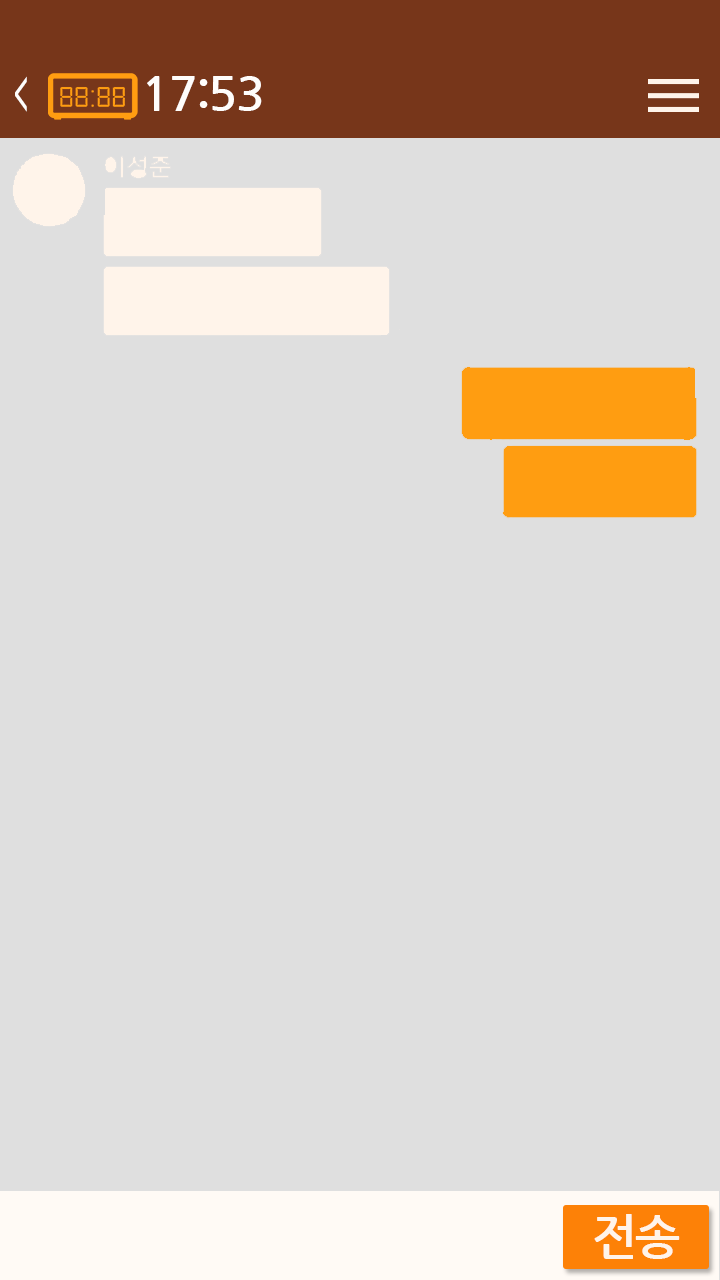
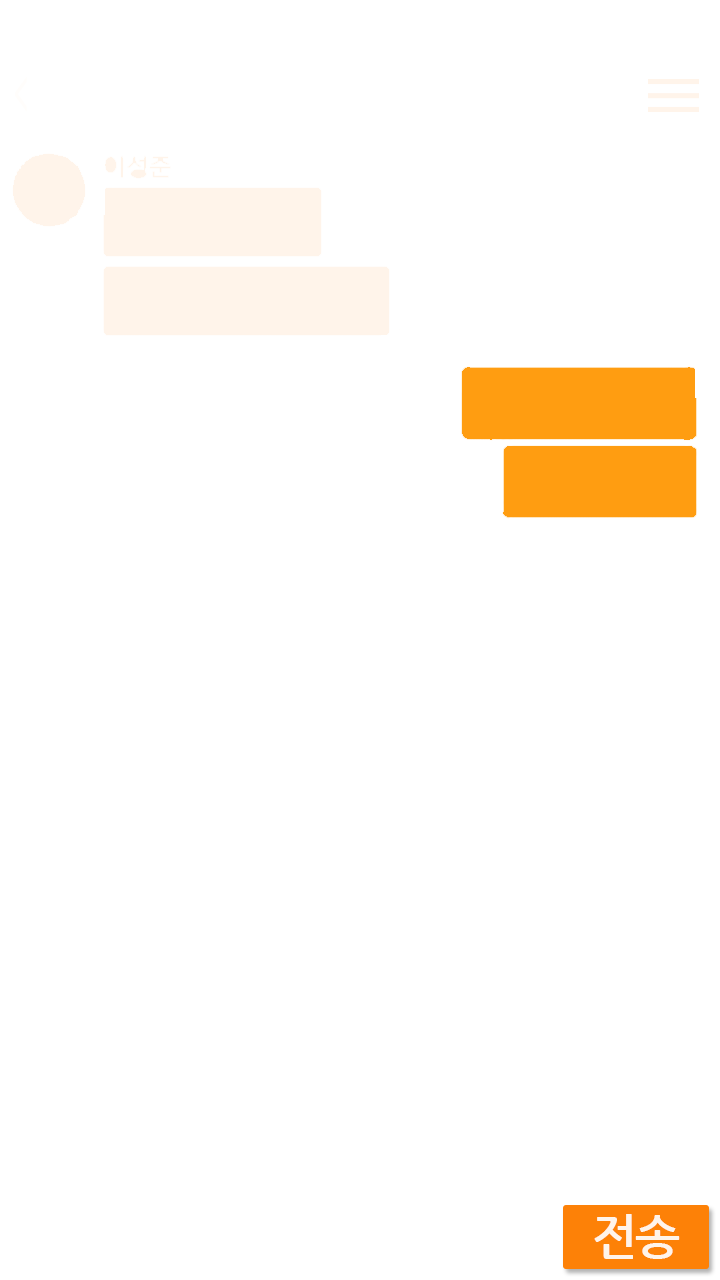
Revision of a layered 720px x 1280px image; what changed, layer by layer:
hid "Rectangle 1" over [0, 1191, 719, 1280]
hid group "time_2" (2 layers) over [48, 73, 262, 120]
hid "Rectangle 3" over [0, 0, 720, 138]
hid "bg" over [0, 0, 720, 1280]
